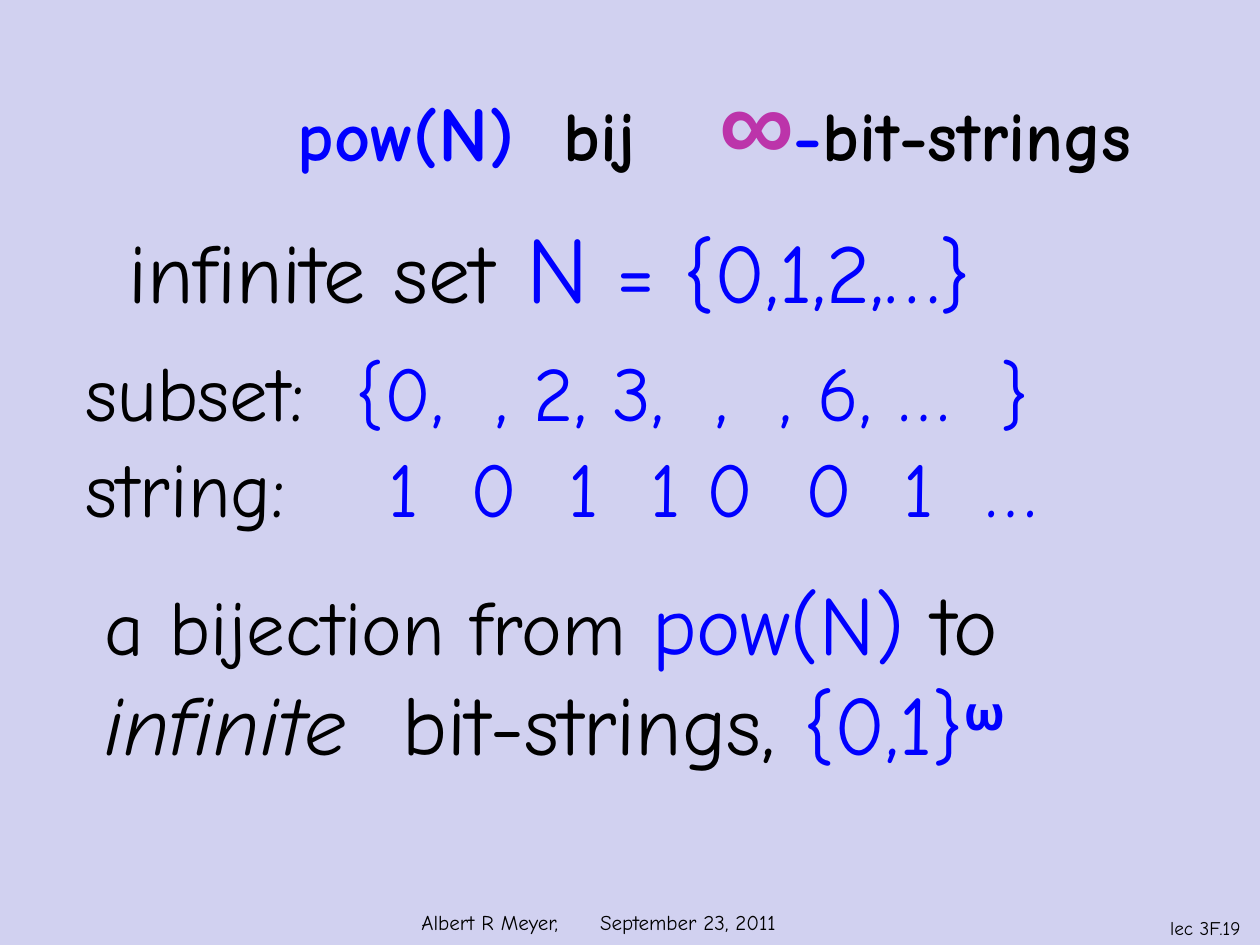
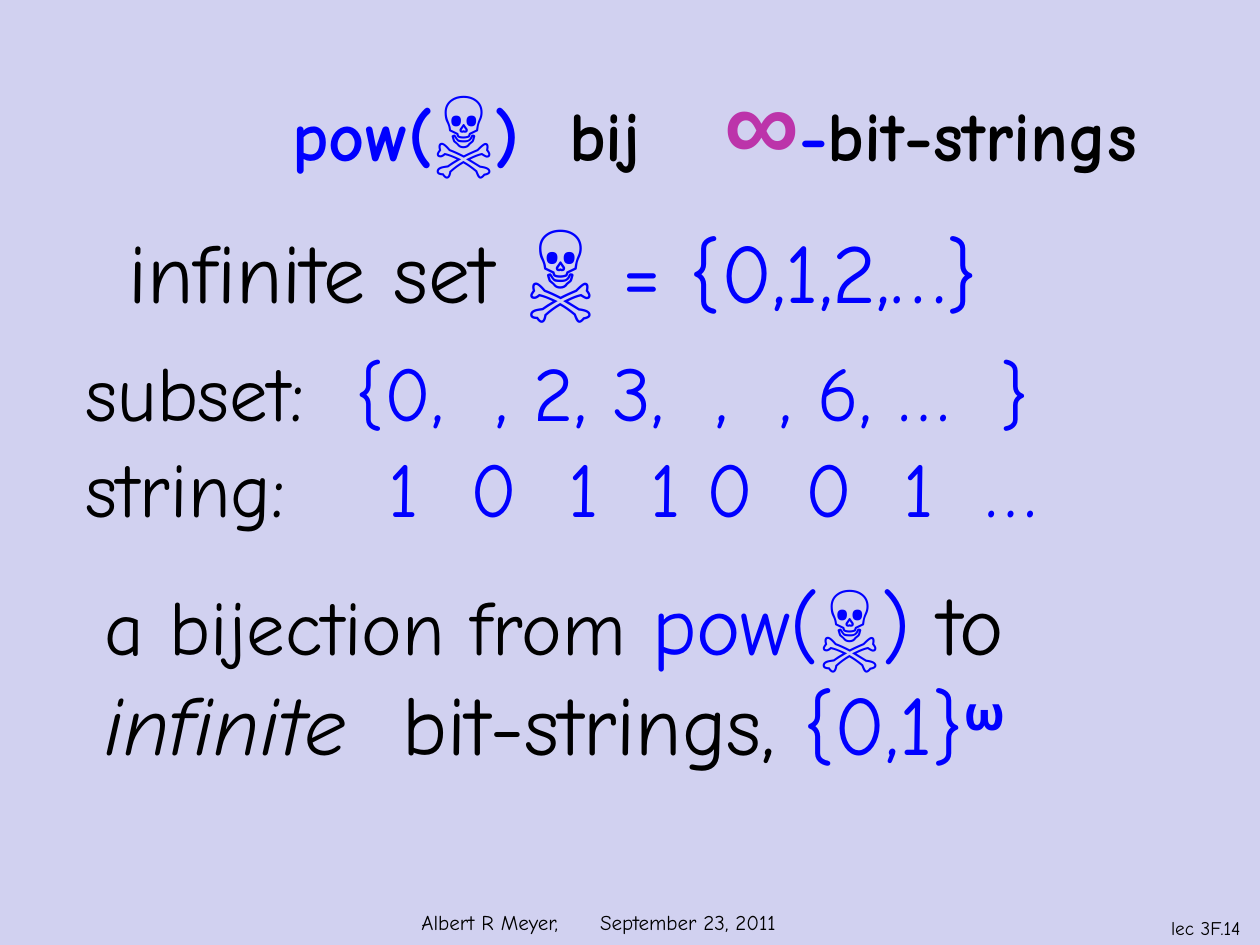
Before and after one commit to armeyer/mcs_web, a slide deck: slide 14 of fall11/slidesF11/slides3f.pptx (slide 19 before the commit). Drawn at 1260x945 pixels with LibreOffice and Linux fonts; fonts in the diff are those of the drawing; background and template pictures are left out. Boxes give left, top, right and bottom in pixels: in the first picture for what was removed or moved away, otherwise in the second. Text is boxed around its words. In the diff, an @@ line names an element or a change of style, - is before the commit and + after.

```diff
--- a/fall11/slidesF11/slides3f.pptx
+++ b/fall11/slidesF11/slides3f.pptx
@@ title at [292, 107, 1137, 174]: text changed @@
-pow(N) bij ∞-bit-strings
+pow(☠) bij ∞-bit-strings
@@ text at [128, 236, 978, 314]: text changed @@
-infinite set N = {0,1,2,…}
+infinite set ☠ = {0,1,2,…}
@@ text at [104, 589, 1004, 673]: text changed @@
-a bijection from pow(N) to
+a bijection from pow(☠) to
@@ page number at [1171, 922, 1241, 935]: text changed @@
-lec 3F.19
+lec 3F.14
```
Also in this commit, not shown: 6 other slides changed, 2 slides added, 7 slides removed, 1 other file.
